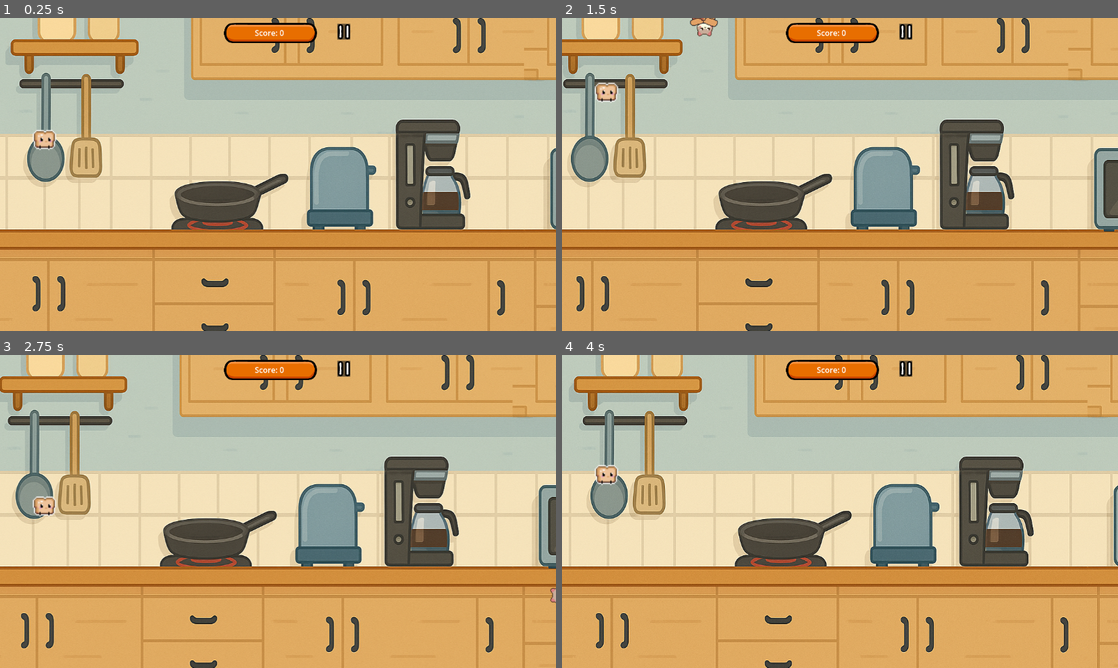
Above: before the commit, frames 1-4 (two rows, left to right).
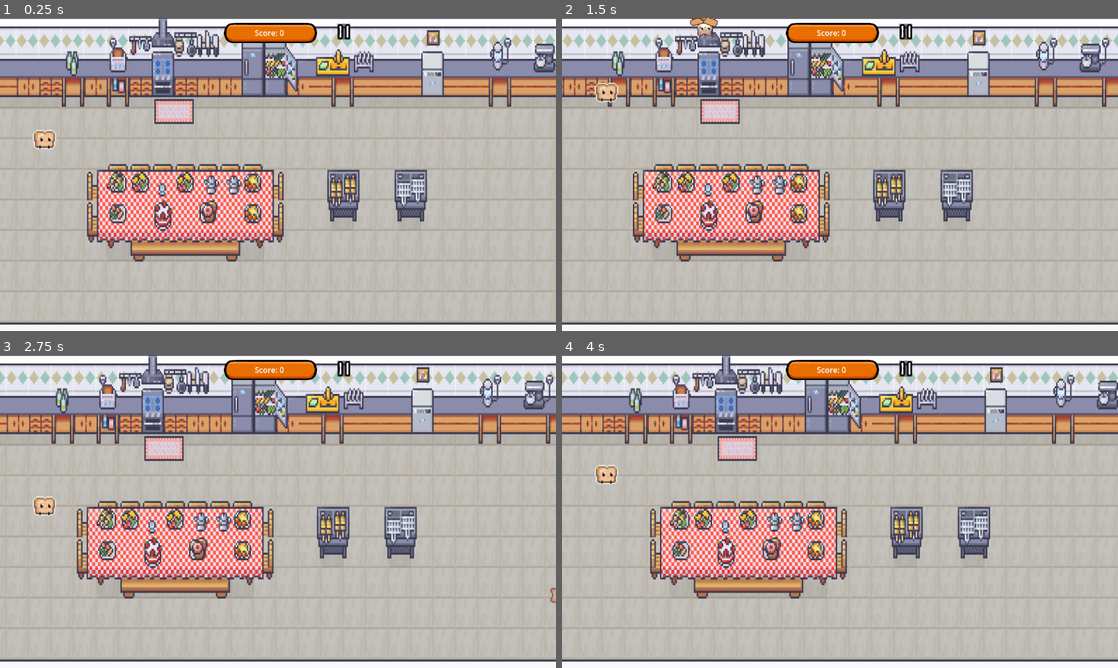
Above: after the commit, the same moments.

Repository: DadImScared/toasty
Game: Godot game, scene res://main.tscn
The game is run twice, just before and just after one commit, with the same random seed, the same clock (stepped at 60 frames per second) and the same inputs.
Inputs (mouse positions are in pixels of both pictures, inside the frame that each line leads up to):
- Up to frame 1 (0.25 s): no input
- Up to frame 2 (1.5 s): tap Enter (ui_accept) at 0.5 s; move the mouse to (962, 158) at 0.52 s; hold Right (ui_right) 0.53-1.28 s; click (962, 158) at 0.67 s; click (962, 158) at 0.77 s; move the mouse to (728, 190) at 1.27 s; hold Down (ui_down) from 1.28 s (still down)
- Up to frame 3 (2.75 s): click (166, 527) at 1.52 s; move the mouse to (333, 442) at 2.02 s; release Down (ui_down) at 2.03 s; hold Right (ui_right) from 2.03 s (still down)
- Up to frame 4 (4 s): move the mouse to (812, 574) at 2.77 s; release Right (ui_right) at 2.78 s; hold Up (ui_up) 2.78-3.53 s; click (812, 574) at 2.92 s; click (812, 574) at 3.02 s; move the mouse to (1006, 558) at 3.52 s; hold Left (ui_left) from 3.53 s (still down); click (1006, 558) at 3.77 s

The runs differ from the first frame. In frame 1, 89% of the frame differs, in the area x 0-100%, y 0-100%; in frame 2, 89%; in frame 3, 89%; in frame 4, 89%.

Commit message:
add level

Diff:
--- a/Enemies/knife.tscn
+++ b/Enemies/knife.tscn
@@ -18,5 +18,4 @@
 
 [node name="CollisionShape2D" type="CollisionShape2D" parent="."]
 position = Vector2(0.458541, -3.44882)
-scale = Vector2(1, 1)
 shape = SubResource("RectangleShape2D_rxf4j")
--- a/main.tscn
+++ b/main.tscn
@@ -1,8 +1,8 @@
 [gd_scene load_steps=7 format=3 uid="uid://ild26gk6jakr"]
 
-[ext_resource type="Texture2D" uid="uid://dn1o1asep8uim" path="res://Assets/Backgrounds/Level1/toasy background 2.2.png" id="1_0xm2m"]
 [ext_resource type="Script" uid="uid://jo26thdef4lk" path="res://main.gd" id="1_h2yge"]
 [ext_resource type="PackedScene" uid="uid://dwswaaopggu0m" path="res://Toasty/toasty.tscn" id="1_ig7tw"]
+[ext_resource type="Texture2D" uid="uid://2si2ae8w4fw5" path="res://Assets/Backgrounds/level3/toastylevel3.png" id="2_lquwl"]
 [ext_resource type="PackedScene" uid="uid://fyqal2wqh568" path="res://UI/ScoreBoard/score_board.tscn" id="4_1bvp3"]
 [ext_resource type="Texture2D" uid="uid://cuvkebl5d2f0l" path="res://Assets/UI/Icon_Small_Blank_Pause.png" id="5_lquwl"]
 
@@ -17,13 +17,13 @@
 
 [node name="Parallax2D" type="Parallax2D" parent="."]
 scroll_scale = Vector2(0.5, 1)
-repeat_size = Vector2(1535.92, 0)
-autoscroll = Vector2(-55, 0)
-repeat_times = 2
+repeat_size = Vector2(4512.02, 0)
+autoscroll = Vector2(-48.76, 0)
 
 [node name="Sprite2D" type="Sprite2D" parent="Parallax2D"]
-position = Vector2(1867, 326)
-texture = ExtResource("1_0xm2m")
+position = Vector2(2607, 59)
+scale = Vector2(0.970052, 1.31901)
+texture = ExtResource("2_lquwl")
 
 [node name="Toasty" parent="." instance=ExtResource("1_ig7tw")]
 position = Vector2(89, 225)
Binary file added: Assets/Backgrounds/Level2/kitchen.png
Not shown, added: Assets/Backgrounds/Level2/kitchen.png.import
Binary file added: Assets/Backgrounds/level3/toastylevel3.png
Not shown, added: Assets/Backgrounds/level3/toastylevel3.png.import
